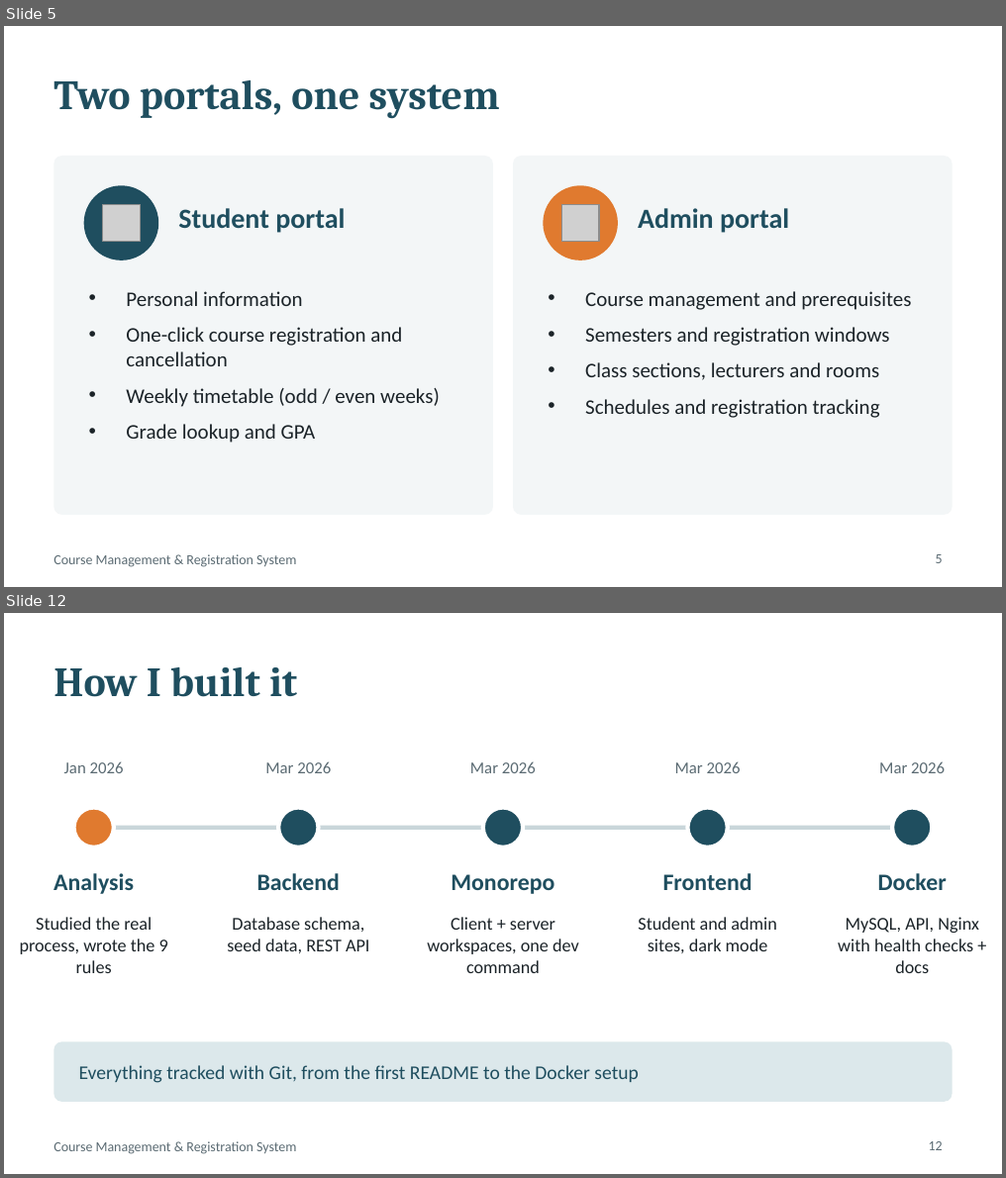
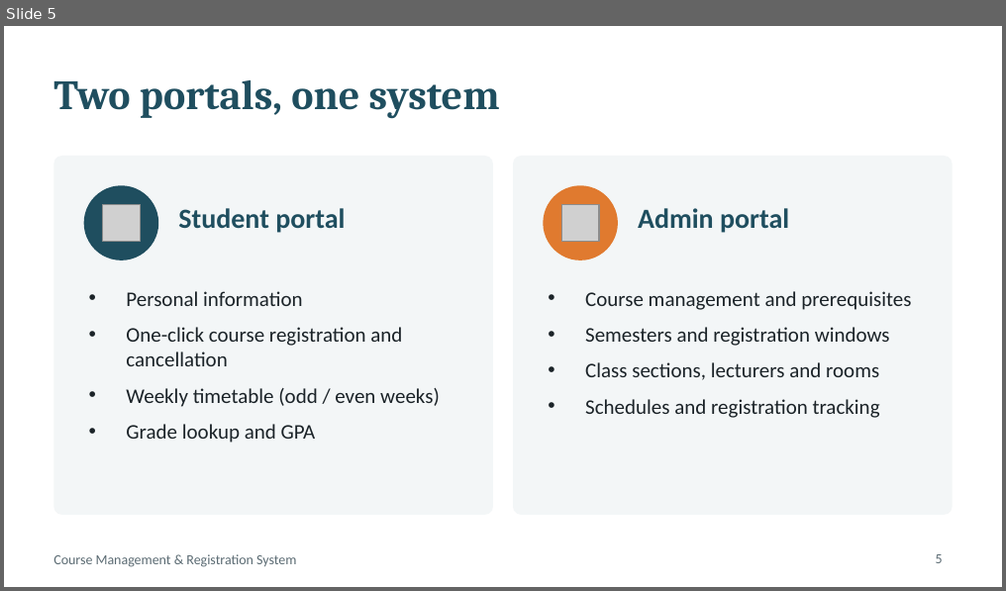
Before and after one commit to JustALog/Course-management-system, a slide deck: report/presentation.pptx. Shown one above the other, each under a label of ours: slides 5 and 12 before the commit, slide 5 after it; the slides between them are not shown. The pictures are 1006x1178 and 1006x591 pixels, drawn with LibreOffice and Linux fonts; fonts in the diff are those of the drawing; grey boxes stand for pictures. Boxes give left, top, right and bottom in pixels: in the first picture for what was removed or moved away, otherwise in the second. Text is boxed around its words. In the diff, an @@ line names an element or a change of style, - is before the commit and + after.

```diff
--- a/report/presentation.pptx
+++ b/report/presentation.pptx
@@ slide 12 removed at [4,613,1002,1174], background #FFFFFF; not listed: 1 template element that a slide beside it also shows @@
@@ title removed at [54,667,297,697] @@
-How I built it
@@ text removed at [64,761,124,773] @@
-Jan 2026
@@ text removed at [265,761,331,773] @@
-Mar 2026
@@ text removed at [470,761,536,773] @@
-Mar 2026
@@ text removed at [675,761,741,773] @@
-Mar 2026
@@ text removed at [879,761,944,773] @@
-Mar 2026
@@ ellipse removed at [74,808,114,848] @@
@@ ellipse removed at [278,808,319,848] @@
@@ ellipse removed at [483,808,523,848] @@
@@ ellipse removed at [687,808,728,848] @@
@@ ellipse removed at [892,808,932,848] @@
@@ line removed from (94, 828) to (912, 828) @@
@@ text removed at [54,873,134,894] @@
-Analysis
@@ text removed at [257,873,340,890] @@
-Backend
@@ text removed at [450,874,554,894] @@
-Monorepo
@@ text removed at [663,873,752,890] @@
-Frontend
@@ text removed at [878,873,946,890] @@
-Docker
@@ text removed at [20,917,168,973] @@
-Studied the real process, wrote the 9 rules
@@ text removed at [227,917,369,954] @@
-Database schema, seed data, REST API
@@ text removed at [427,917,579,973] @@
-Client + server workspaces, one dev command
@@ text removed at [638,917,776,954] @@
-Student and admin sites, dark mode
@@ text removed at [838,917,979,973] @@
-MySQL, API, Nginx with health checks + docs
@@ rounded rectangle removed at [54,1042,952,1102] @@
@@ text removed at [79,1065,639,1083] @@
-Everything tracked with Git, from the first README to the Docker setup
@@ page number removed at [929,1142,943,1151] @@
-12
```
Also in this commit, not shown: 7 slides changed, 2 slides added, 4 other slides removed, 5 other files.
